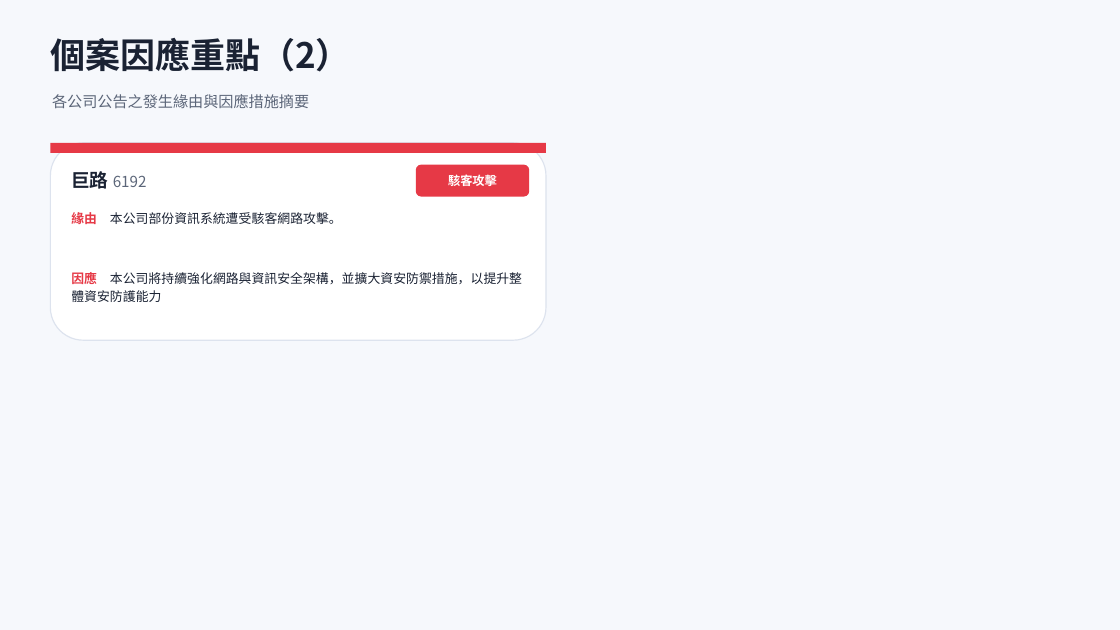
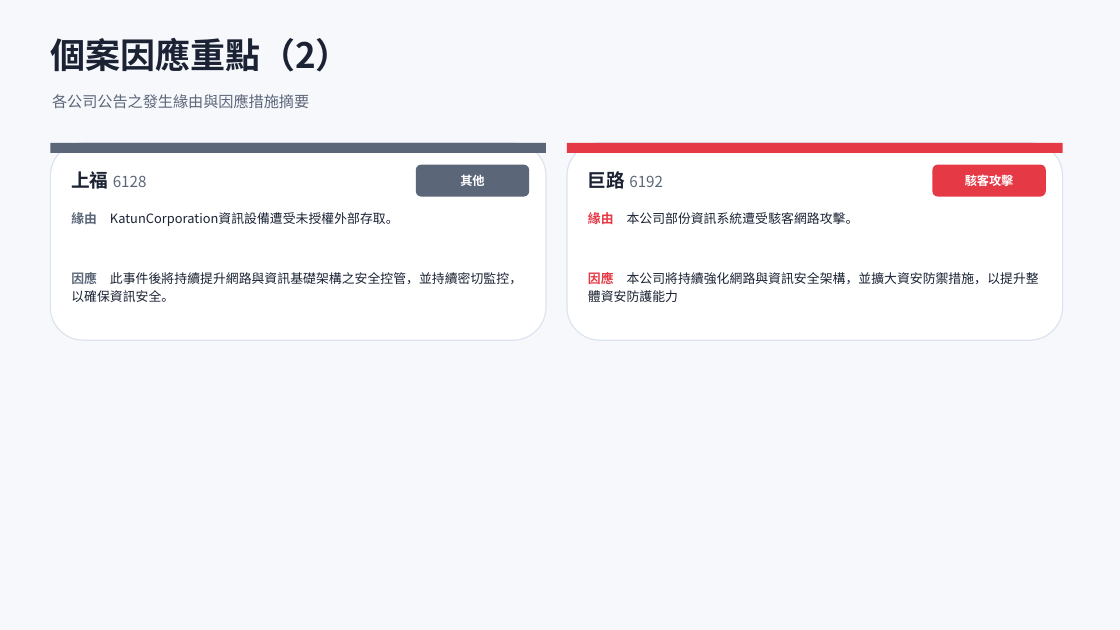
Before and after one commit to Johnnylin77/mops-isec-monitor, a slide deck: slide 7 of 資安事件因應分析.pptx. Drawn at 1120x630 pixels with LibreOffice and Linux fonts; fonts in the diff are those of the drawing. Boxes give left, top, right and bottom in pixels: in the first picture for what was removed or moved away, otherwise in the second. Text is boxed around its words. In the diff, an @@ line names an element or a change of style, - is before the commit and + after.

```diff
--- a/資安事件因應分析.pptx
+++ b/資安事件因應分析.pptx
@@ rectangle at (50,143,546,153): fill #E63946 to #5C6679 @@
@@ rounded rectangle added at (567,143,1063,340), fill #FFFFFF, outline #DDE3EE 1 pt @@
@@ rectangle added at (567,143,1063,153), fill #E63946 @@
@@ text at (71,171,147,189): text changed @@
-巨路 6192
+上福 6128
@@ rounded rectangle at (416,165,529,197): fill #E63946 to #5C6679 @@
@@ text at (460,174,484,186): text changed @@
-駭客攻擊
+其他
@@ text added at (588,171,663,189), 13 pt, text #5C6679 @@
+巨路 6192
@@ rounded rectangle added at (933,165,1046,197), fill #E63946 @@
@@ text added at (965,175,1014,186), 10.5 pt, text #FFFFFF, bold @@
+駭客攻擊
@@ text at (71,212,399,226): text changed @@
-緣由 本公司部份資訊系統遭受駭客網路攻擊。
+緣由 KatunCorporation資訊設備遭受未授權外部存取。
@@ text added at (588,212,859,224), 11 pt, text #1A2233 @@
+緣由 本公司部份資訊系統遭受駭客網路攻擊。
@@ text at (71,272,522,302): text changed @@
-因應 本公司將持續強化網路與資訊安全架構，並擴大資安防禦措施，以提升整體資安防護能力
+因應 此事件後將持續提升網路與資訊基礎架構之安全控管，並持續密切監控，以確保資訊安全。
@@ text added at (588,272,1039,302), 11 pt, text #1A2233 @@
+因應 本公司將持續強化網路與資訊安全架構，並擴大資安防禦措施，以提升整體資安防護能力
```
Also in this commit, not shown: 5 other slides changed, 2 other files.
